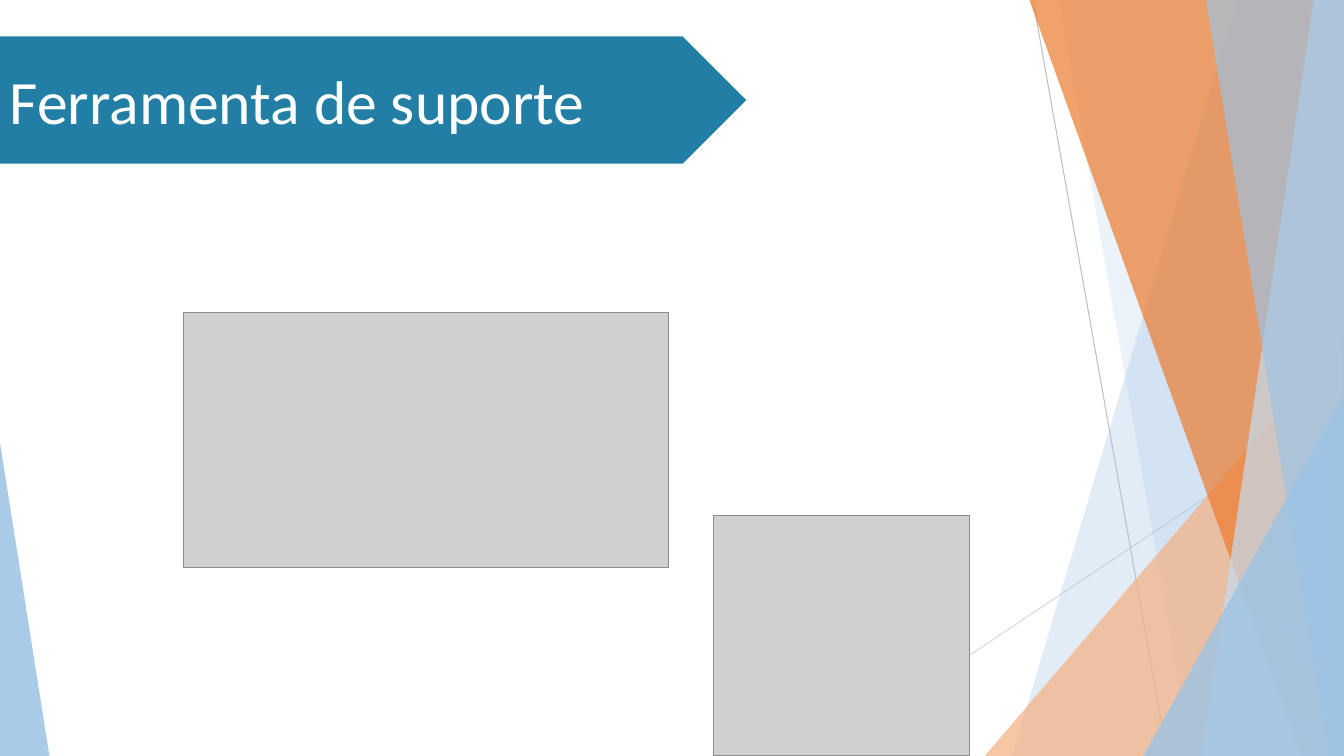
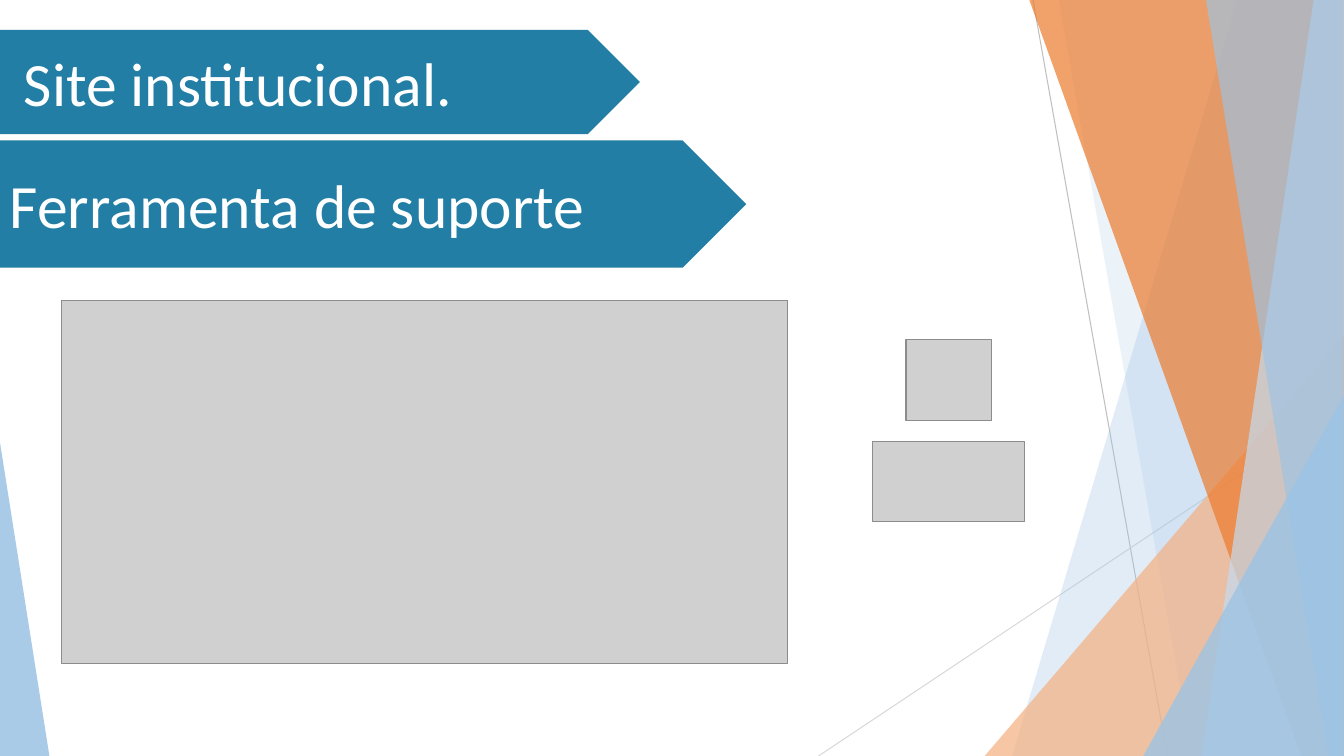
Before and after one commit to Stefany-hub/Projeto2.0, a slide deck: slide 23 of documentacao/apresentação/MIT- 3ª sprint.pptx (slide 24 before the commit). Drawn at 1344x756 pixels with LibreOffice and Linux fonts; fonts in the diff are those of the drawing; grey boxes stand for pictures; background and template pictures are left out. Boxes give left, top, right and bottom in pixels: in the first picture for what was removed or moved away, otherwise in the second. Text is boxed around its words. In the diff, an @@ line names an element or a change of style, - is before the commit and + after.

```diff
--- a/documentacao/apresentação/MIT- 3ª sprint.pptx
+++ b/documentacao/apresentação/MIT- 3ª sprint.pptx
@@ pentagon arrow added at (0, 30, 640, 135), fill #227EA4, 44 pt, text #FFFFFF @@
+Site institucional.
@@ pentagon arrow "Ferramenta de suporte": place and size @@
-pentagon arrow "Ferramenta de suporte" at (0, 36, 746, 163)
+pentagon arrow "Ferramenta de suporte" at (0, 140, 746, 267)
@@ picture added at (62, 300, 787, 664) @@
@@ picture added at (906, 340, 992, 420) @@
@@ picture: place and size @@
-picture at (184, 313, 668, 568)
+picture at (873, 443, 1024, 522)
@@ picture removed at (714, 515, 969, 756) @@
```
Also in this commit, not shown: 1 slide added, 2 slides removed.
